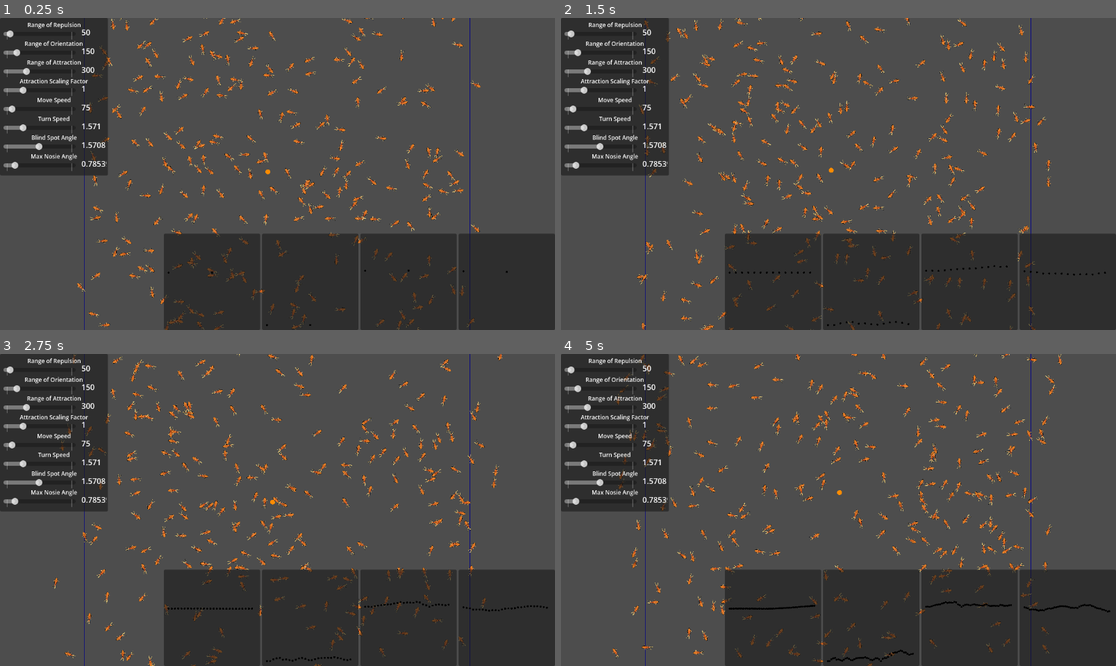
Above: before the commit, frames 1-4 (two rows, left to right).
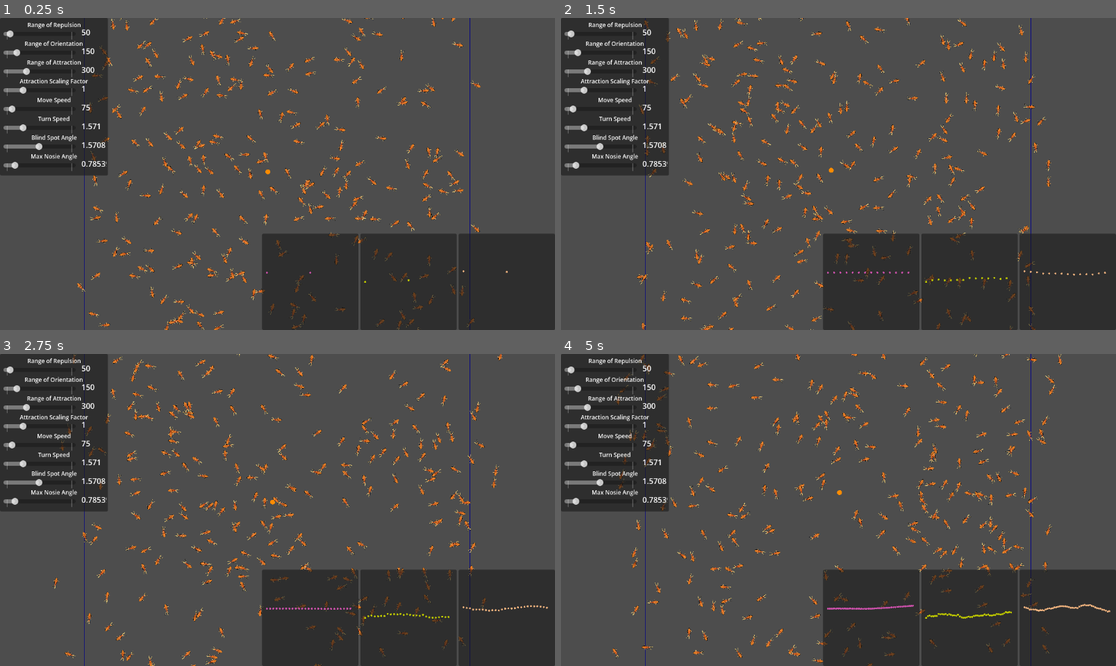
Above: after the commit, the same moments.

Repository: AdithaD/FishSchools
Game: Godot game, scene res://Simulation.tscn
Same seed, same stepped clock (60 frames per second), same inputs: the game is played once before the commit and once after it.
Inputs:
- Up to frame 1 (0.25 s): no input
- Up to frame 2 (1.5 s): no input
- Up to frame 3 (2.75 s): no input
- Up to frame 4 (5 s): no input

The runs differ from the first frame. In frame 1, 5.3% of the frame differs, in the area x 29-92%, y 69-100%; in frame 2, 5.4%; in frame 3, 5.6%; in frame 4, 5.8%, in the area x 29-99%, y 69-100%.

Commit message:
optimised graphs

Diff:
--- a/Simulation/Scripts/Chart.gd
+++ b/Simulation/Scripts/Chart.gd
@@ -3,6 +3,7 @@
 @export var max_y_value = 500
 @export var colour : Color
 @export var data_point_radius = 2
+@export var max_readings = 200
 
 var values : Array[float] = []
 
@@ -15,14 +16,18 @@
 	queue_redraw()
 
 func _draw():
-	var counter = 0
-	for i in values:
-		var percent = i / max_y_value
+	var index_increment = 1
+
+	index_increment *=  float(len(values)) / float(max_readings) if len(values) > max_readings else 1
+
+	for i in min(len(values), max_readings):
+		var index = round(i * index_increment)
+
+		var percent = values[index] / max_y_value
 
 		var y_pos = size.y - percent * size.y
-		var x_pos = (float(counter) / float(len(values))) * size.x
+		var x_pos = (float(index) / float(len(values))) * size.x
 
 		draw_circle(Vector2(x_pos, y_pos), data_point_radius, colour)
 
-		counter+=1
 	pass
--- a/Simulation/Scripts/FishSimulation.gd
+++ b/Simulation/Scripts/FishSimulation.gd
@@ -101,7 +101,7 @@
 
 func calculate_local_vector_divergence_metric() -> float:
 	var sample_size = round(amount_of_fish * 0.1)
-	var neighbour_sample_size = ceil(amount_of_fish * 0.1)
+	var neighbour_sample_size = ceil(amount_of_fish * 0.05)
 
 	var total_count = 0
 	var avg_dot = 0
@@ -117,11 +117,11 @@
 				break
 
 		for direction in neighbours_directions:
-			avg_dot += abs(i.direction.dot(direction))
+			avg_dot += (i.direction.dot(direction) + 1) / 2
 
 		total_count += len(neighbours_directions)
 
-	return abs(avg_dot) / total_count
+	return avg_dot / total_count
 
 func calculate_swirling_metric() -> float:
 	var com : Vector2 = Vector2(0,0)
--- a/Simulation/Simulation.tscn
+++ b/Simulation/Simulation.tscn
@@ -66,8 +66,10 @@
 size_flags_horizontal = 4
 size_flags_vertical = 4
 script = ExtResource("5_xk5dx")
+colour = Color(0.788235, 0.313726, 0.658824, 1)
 
 [node name="PanelContainer2" type="PanelContainer" parent="ControlGUI/Metrics"]
+visible = false
 custom_minimum_size = Vector2i(200, 200)
 layout_mode = 2
 offset_left = 204.0
@@ -86,12 +88,13 @@
 size_flags_vertical = 4
 script = ExtResource("5_xk5dx")
 max_y_value = 1
+colour = Color(0.403922, 0.752941, 0.854902, 1)
 
 [node name="PanelContainer3" type="PanelContainer" parent="ControlGUI/Metrics"]
 custom_minimum_size = Vector2i(200, 200)
 layout_mode = 2
-offset_left = 408.0
-offset_right = 608.0
+offset_left = 204.0
+offset_right = 404.0
 offset_bottom = 200.0
 
 [node name="LocalVecDivergeChart" type="Control" parent="ControlGUI/Metrics/PanelContainer3"]
@@ -106,12 +109,13 @@
 size_flags_vertical = 4
 script = ExtResource("5_xk5dx")
 max_y_value = 1
+colour = Color(0.741176, 0.776471, 0, 1)
 
 [node name="PanelContainer4" type="PanelContainer" parent="ControlGUI/Metrics"]
 custom_minimum_size = Vector2i(200, 200)
 layout_mode = 2
-offset_left = 612.0
-offset_right = 812.0
+offset_left = 408.0
+offset_right = 608.0
 offset_bottom = 200.0
 
 [node name="SwirlingChart" type="Control" parent="ControlGUI/Metrics/PanelContainer4"]
@@ -126,6 +130,7 @@
 size_flags_vertical = 4
 script = ExtResource("5_xk5dx")
 max_y_value = 1
+colour = Color(0.917647, 0.686275, 0.486275, 1)
 
 [node name="SidePanel" type="Control" parent="ControlGUI"]
 layout_mode = 1
Not shown: 2 places in Simulation/PackedScenes/Fish.tscn that only renumber resources
Not shown, added: Visualiser/.gitignore
Not shown, added: Visualiser/fs_visualiser.ipynb
